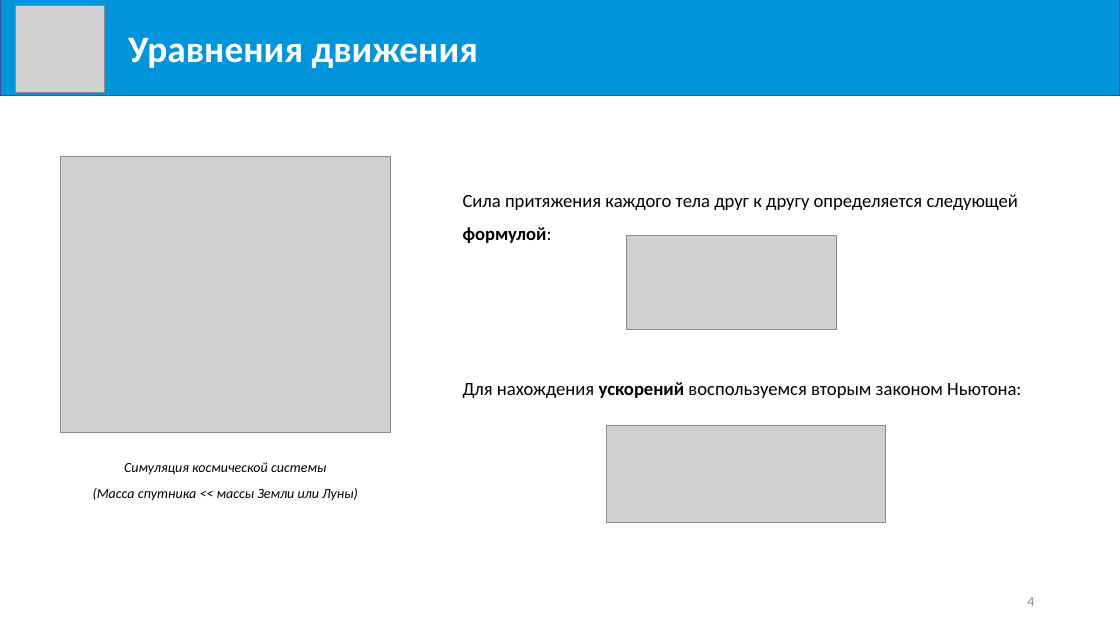
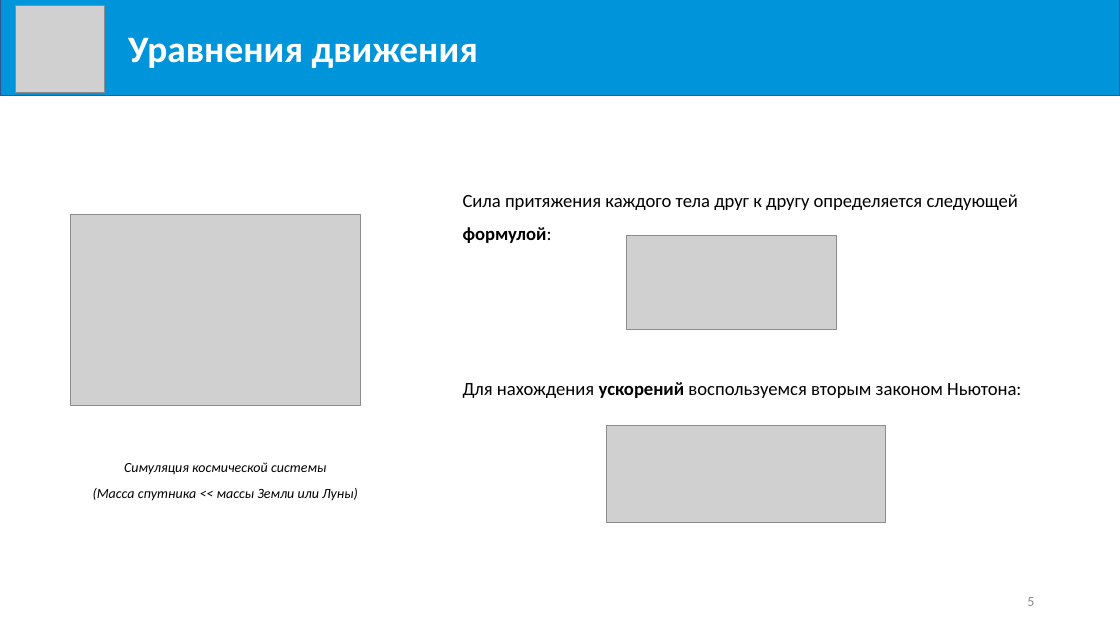
Before and after one commit to Milirik/diploma, a slide deck: slide 5 of Mikheev-K_V.pptx (slide 4 before the commit). Drawn at 1120x630 pixels with LibreOffice and Linux fonts; fonts in the diff are those of the drawing; grey boxes stand for pictures. Boxes give left, top, right and bottom in pixels: in the first picture for what was removed or moved away, otherwise in the second. Text is boxed around its words. In the diff, an @@ line names an element or a change of style, - is before the commit and + after.

```diff
--- a/Mikheev-K_V.pptx
+++ b/Mikheev-K_V.pptx
@@ picture: place and size @@
-picture at box(60, 156, 391, 432)
+picture at box(71, 214, 360, 405)
@@ page number at box(1027, 597, 1034, 606): text changed @@
-4
+5
```
Also in this commit, not shown: 6 other slides changed, 1 slide added, 4 other files.
